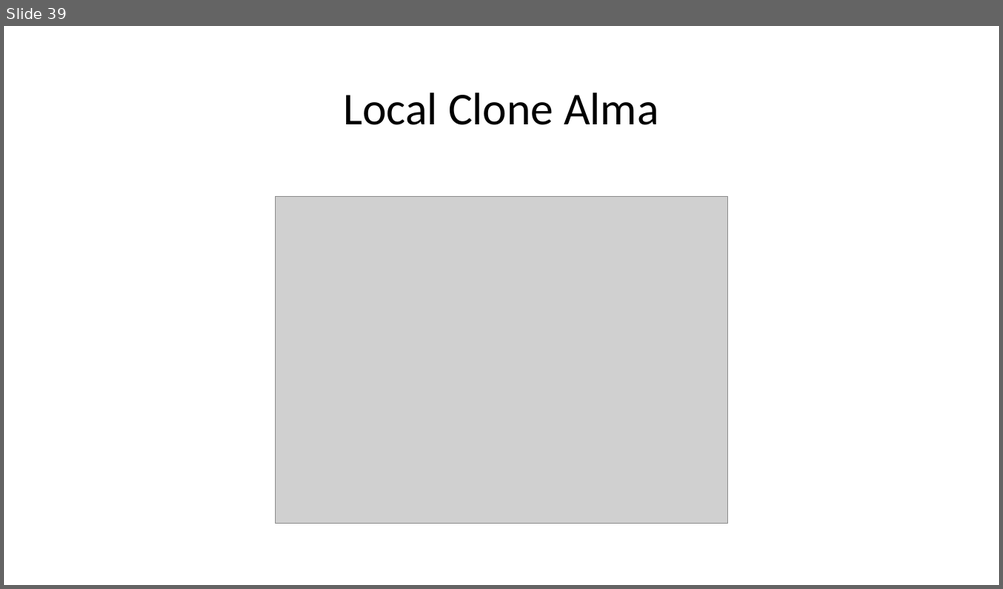
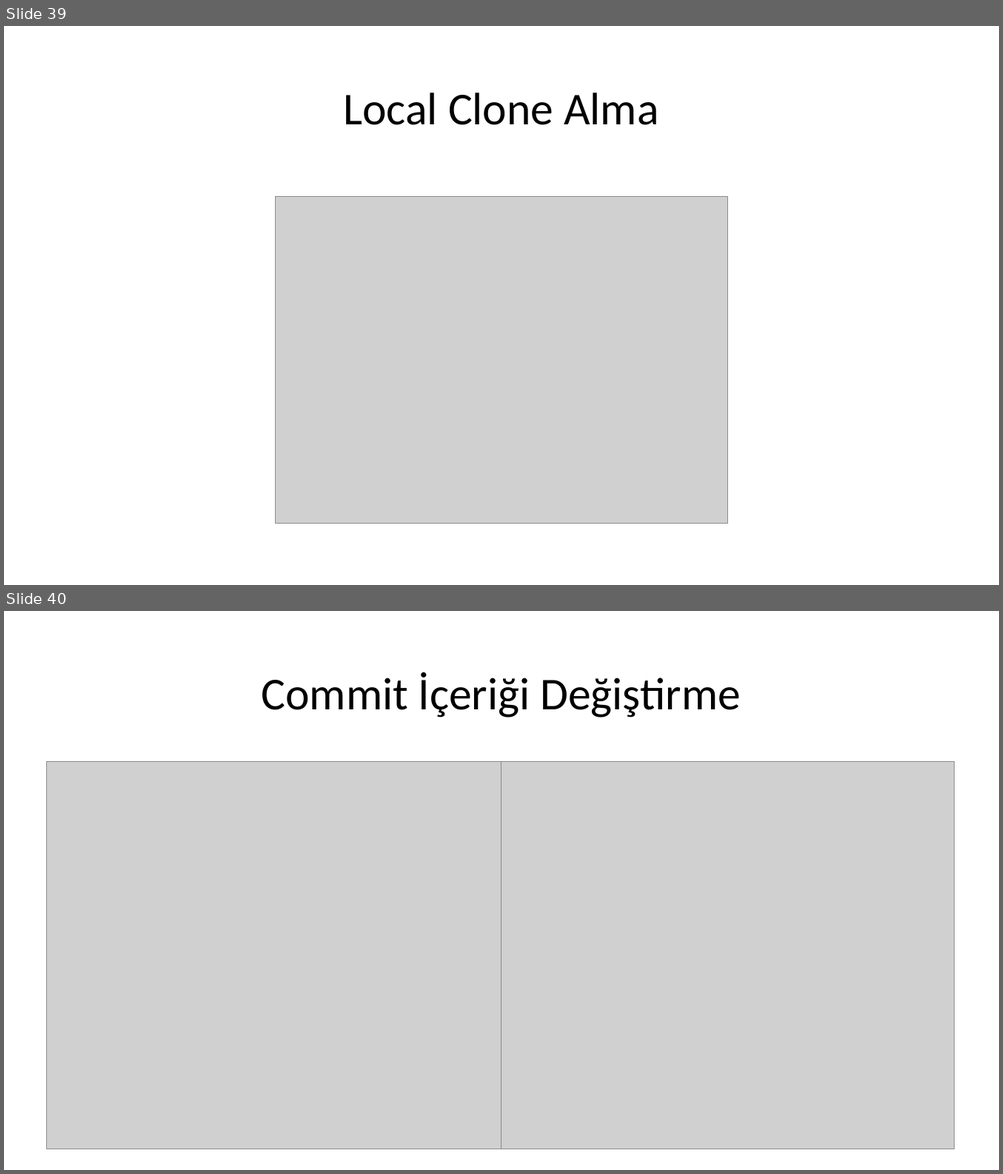
Before and after one commit to tugayayar/devops_project, a slide deck: DevOps Proje Sunusu.pptx. Shown one above the other, each under a label of ours: slide 39 before the commit, slides 39 and 40 after it. The pictures are 1003x589 and 1003x1174 pixels, drawn with LibreOffice and Linux fonts; fonts in the diff are those of the drawing; grey boxes stand for pictures. Boxes give left, top, right and bottom in pixels: in the first picture for what was removed or moved away, otherwise in the second. Text is boxed around its words. In the diff, an @@ line names an element or a change of style, - is before the commit and + after.

```diff
--- a/DevOps Proje Sunusu.pptx
+++ b/DevOps Proje Sunusu.pptx
@@ slide 40 added at (x1=4, y1=611, x2=999, y2=1170), background #FFFFFF @@
@@ title added at (x1=262, y1=672, x2=740, y2=718), 44 pt, text #000000 @@
+Commit İçeriği Değiştirme
@@ picture added at (x1=46, y1=762, x2=501, y2=1150) @@
@@ picture added at (x1=502, y1=762, x2=954, y2=1150) @@
```
Also in this commit, not shown: 2 other files.
